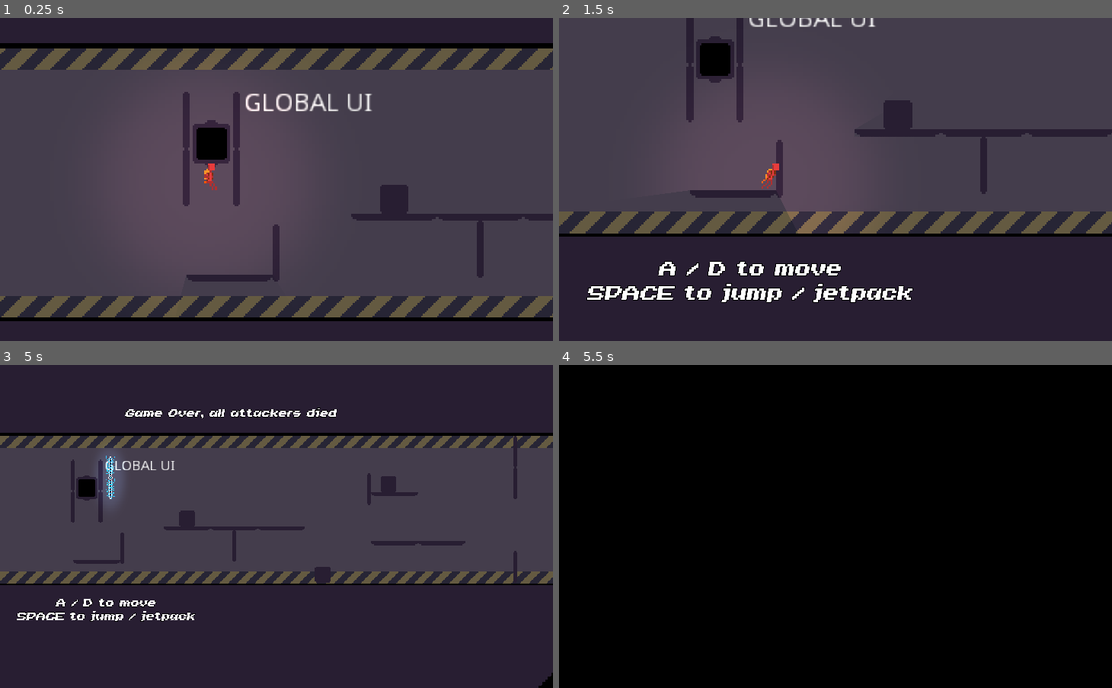
Above: before the commit, frames 1-4 (two rows, left to right).
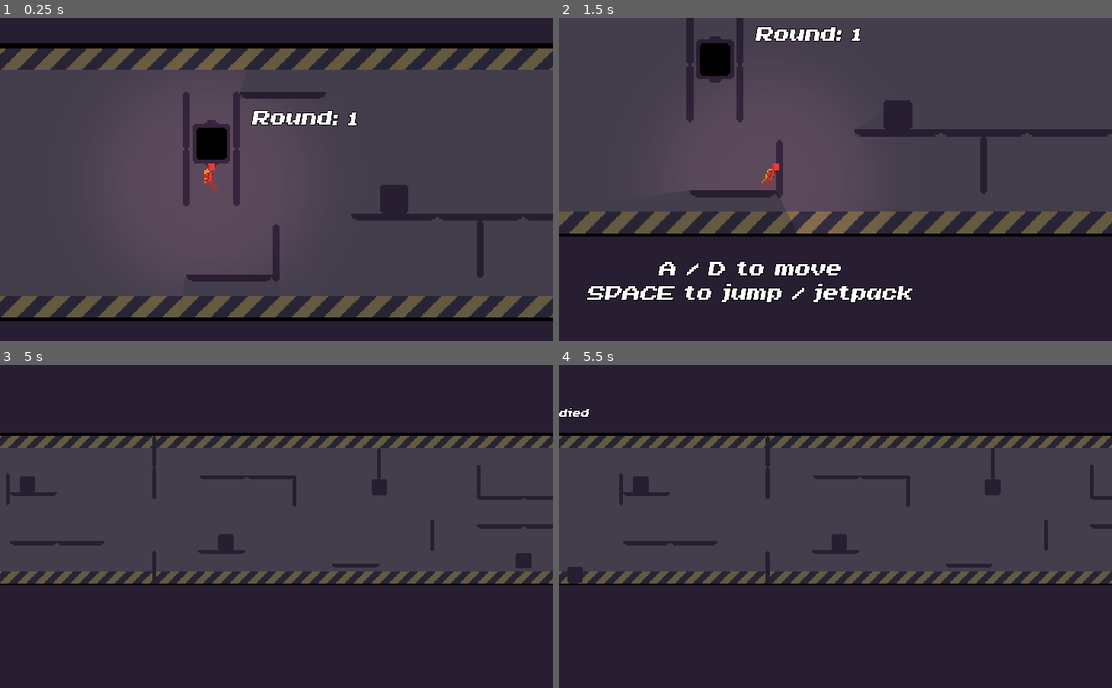
Above: after the commit, the same moments.

Repository: Wes-Ray/Jetpack-Jaywalker
Game: Godot game, scene res://Level.tscn
The game is run twice, just before and just after one commit, with the same random seed, the same clock (stepped at 60 frames per second) and the same inputs.
Inputs (mouse positions are in pixels of both pictures, inside the frame that each line leads up to):
- Up to frame 1 (0.25 s): no input
- Up to frame 2 (1.5 s): tap Enter (ui_accept) at 0.5, 0.6 s; move the mouse to (957, 163) at 0.52 s; hold D (move_right) from 0.53 s (still down); tap Space (move_jump) at 0.77 s; move the mouse to (724, 195) at 1.27 s; click (724, 195) at 1.35 s
- Up to frame 3 (5 s): tap Space (move_jump) at 1.52, 3.02, 3.77, 4.52 s; tap Enter (ui_accept) at 1.55, 2.1, 2.85, 3.5, 3.8, 4.25, 4.35 s; move the mouse to (331, 455) at 2.02 s; release D (move_right) at 2.03 s; hold A (move_left) 2.03-2.78 s; move the mouse to (248, 591) at 2.77 s; hold D (move_right) 2.78-4.28 s; move the mouse to (442, 574) at 3.52 s; click (442, 574) at 3.6 s; tap 1 (debug1) at 4.15 s; move the mouse to (110, 478) at 4.27 s; hold A (move_left) from 4.28 s (still down); tap 2 (debug2) at 4.9 s
- Up to frame 4 (5.5 s): move the mouse to (863, 526) at 5.02 s; release A (move_left) at 5.03 s; hold D (move_right) from 5.03 s (still down); tap Enter (ui_accept) at 5.1 s

The runs differ from the first frame. In frame 1, 1.3% of the frame differs, in the area x 43-68%, y 22-34%; in frame 2, 0.9%; in frame 3, 12%; in frame 4, 99%, in the area x 0-100%, y 0-100%.

Commit message:
round counter done

Diff:
--- a/Level.tscn
+++ b/Level.tscn
@@ -48,13 +48,6 @@
 position = Vector2( -1, 0 )
 texture = ExtResource( 7 )
 
-[node name="UI" type="Label" parent="."]
-margin_left = 325.0
-margin_top = 275.0
-margin_right = 397.0
-margin_bottom = 289.0
-text = "GLOBAL UI"
-
 [node name="Wallpaper" type="Sprite" parent="."]
 position = Vector2( 282, 326 )
 z_index = -1
@@ -79,6 +72,9 @@
 [node name="Platform3" parent="." instance=ExtResource( 1 )]
 position = Vector2( 409, 345 )
 
+[node name="Platform10" parent="." instance=ExtResource( 1 )]
+position = Vector2( 347, 277 )
+
 [node name="Platform4" parent="." instance=ExtResource( 1 )]
 position = Vector2( 505, 345 )
 
@@ -231,6 +227,16 @@
 theme = SubResource( 3 )
 text = "A / D to move
 SPACE to jump / jetpack"
+align = 1
+
+[node name="UI" type="Label" parent="."]
+margin_left = 264.0
+margin_top = 282.0
+margin_right = 1222.0
+margin_bottom = 483.0
+rect_scale = Vector2( 0.2, 0.2 )
+theme = SubResource( 3 )
+text = "Round: "
 align = 1
 
 [node name="GameOverOffense" type="Label" parent="."]
--- a/Main.tscn
+++ /dev/null
@@ -1,86 +0,0 @@
-[gd_scene load_steps=10 format=2]
-
-[ext_resource path="res://World/Platform.tscn" type="PackedScene" id=1]
-[ext_resource path="res://Main.gd" type="Script" id=2]
-[ext_resource path="res://Zap/Zap.tscn" type="PackedScene" id=3]
-[ext_resource path="res://World/Floor.tscn" type="PackedScene" id=4]
-[ext_resource path="res://World/wallpaper.png" type="Texture" id=5]
-[ext_resource path="res://Defense/Defense.tscn" type="PackedScene" id=6]
-[ext_resource path="res://World/hatch.png" type="Texture" id=7]
-[ext_resource path="res://World/Box.tscn" type="PackedScene" id=9]
-
-[sub_resource type="RectangleShape2D" id=1]
-
-[node name="Main" type="Node2D"]
-script = ExtResource( 2 )
-
-[node name="SpawnPosition" type="Position2D" parent="."]
-position = Vector2( 308, 352 )
-
-[node name="Sprite" type="Sprite" parent="SpawnPosition"]
-texture = ExtResource( 7 )
-
-[node name="Defense" parent="." instance=ExtResource( 6 )]
-position = Vector2( 551, 343 )
-
-[node name="AttackerGoal" type="Area2D" parent="."]
-position = Vector2( 802, 336 )
-collision_layer = 4
-collision_mask = 2
-
-[node name="CollisionShape2D" type="CollisionShape2D" parent="AttackerGoal"]
-shape = SubResource( 1 )
-
-[node name="UI" type="Label" parent="."]
-margin_left = 325.0
-margin_top = 275.0
-margin_right = 397.0
-margin_bottom = 289.0
-text = "GLOBAL UI"
-
-[node name="Wallpaper" type="Sprite" parent="."]
-position = Vector2( 282, 333 )
-z_index = -1
-texture = ExtResource( 5 )
-region_enabled = true
-region_rect = Rect2( 0, 0, 4000, 140 )
-
-[node name="Platform" parent="." instance=ExtResource( 1 )]
-position = Vector2( 323, 378 )
-
-[node name="Platform10" parent="." instance=ExtResource( 1 )]
-position = Vector2( 413, 318 )
-
-[node name="Platform11" parent="." instance=ExtResource( 1 )]
-position = Vector2( 593, 329 )
-
-[node name="Platform13" parent="." instance=ExtResource( 1 )]
-position = Vector2( 543, 360 )
-
-[node name="Platform14" parent="." instance=ExtResource( 1 )]
-position = Vector2( 617, 393 )
-
-[node name="Platform12" parent="." instance=ExtResource( 1 )]
-position = Vector2( 495, 360 )
-
-[node name="Platform2" parent="." instance=ExtResource( 1 )]
-position = Vector2( 717, 356 )
-
-[node name="Platform3" parent="." instance=ExtResource( 1 )]
-position = Vector2( 802, 349 )
-
-[node name="Ceiling" parent="." instance=ExtResource( 4 )]
-position = Vector2( 282, 163 )
-scale = Vector2( 1000, 50 )
-
-[node name="Floor" parent="." instance=ExtResource( 4 )]
-position = Vector2( 282, 503 )
-scale = Vector2( 1000, 50 )
-
-[node name="Box" parent="." instance=ExtResource( 9 )]
-position = Vector2( 273, 303 )
-
-[node name="Zap" parent="." instance=ExtResource( 3 )]
-position = Vector2( 389, 364 )
-
-[connection signal="area_entered" from="AttackerGoal" to="." method="_on_AttackerGoal_area_entered"]
--- a/Orchestrator.gd
+++ b/Orchestrator.gd
@@ -12,19 +12,23 @@
 var defense : Node2D
 var main : Node2D
 
-var global_ui : Label
+var global_ui : Label  # round counter
+var round_counter := 0
 
 const record_preload := preload("res://Replay/Replay.tscn")
 const player_preload := preload("res://Player/Player.tscn")
 
-onready var defense_switch_timer : Timer
-onready var offense_switch_timer : Timer
-onready var game_over_timer : Timer
-onready var replay_delay_timer : Timer
+const splash_preload := preload("res://splash.tscn")
+
+var defense_switch_timer : Timer
+var offense_switch_timer : Timer
+var game_over_timer : Timer
+var replay_delay_timer : Timer
 
 var game_over := false
 
 func _ready() -> void:
+
 	defense_switch_timer = Timer.new()
 	add_child(defense_switch_timer)
 	defense_switch_timer.wait_time = 0.7
@@ -68,7 +72,11 @@
 
 func register_global_UI(ui_in : Label):
 	global_ui = ui_in
-
+	incremenent_round()
+
+func incremenent_round():
+	round_counter += 1
+	global_ui.text = str("Round: ", round_counter)
 
 func register_defense(new_defense : Node2D):
 	defense = new_defense
@@ -194,6 +202,8 @@
 
 func switch_to_defense() -> void:
 	print("switch to defense")
+
+	incremenent_round()
 	player.deactivate_player()
 	defense_switch_timer.start(0)
 	main.player_help(false)
@@ -202,6 +212,8 @@
 
 func switch_to_offense() -> void:
 	print("switch to offense")
+
+	incremenent_round()
 	defense.deactivate_defense()
 #	new_round()
 	offense_switch_timer.start(0)
@@ -231,31 +243,35 @@
 	if game_over:
 		defense.strafe_defense_camera()
 
+	if Input.is_action_just_pressed("ui_cancel"):
+		print("reset")
+		get_tree().change_scene_to(splash_preload)
+
 	# DEBUG
-	if Input.is_action_just_released("debug1"):
-		print("DEBUG 1")
-		switch_to_defense()
-
-	if Input.is_action_just_released("debug2"):
-		print("DEBUG 2")
-		# kill player
-		switch_to_offense()
-
-	if Input.is_action_just_released("debug3"):
-		print("DEBUG 3")
-
-		# start a new round
-		new_round()
-		replay_all_records()
-
-	if Input.is_action_just_released("debug4"):
-		print("DEBUG 4")
-		player.screen_wipe()
-
-	if Input.is_action_just_released("debug5"):
-		print("DEBUG 5")
-		player.screen_unwipe()
-
-	if Input.is_action_just_released("debug6"):
-		print("DEBUG 6")
-		defense.camera.current = true
+#	if Input.is_action_just_released("debug1"):
+#		print("DEBUG 1")
+#		switch_to_defense()
+#
+#	if Input.is_action_just_released("debug2"):
+#		print("DEBUG 2")
+#		# kill player
+#		switch_to_offense()
+#
+#	if Input.is_action_just_released("debug3"):
+#		print("DEBUG 3")
+#
+#		# start a new round
+#		new_round()
+#		replay_all_records()
+#
+#	if Input.is_action_just_released("debug4"):
+#		print("DEBUG 4")
+#		player.screen_wipe()
+#
+#	if Input.is_action_just_released("debug5"):
+#		print("DEBUG 5")
+#		player.screen_unwipe()
+#
+#	if Input.is_action_just_released("debug6"):
+#		print("DEBUG 6")
+#		defense.camera.current = true
--- /dev/null
+++ b/splash.gd
@@ -0,0 +1,10 @@
+extends Node2D
+
+
+const main_preload := preload("res://Level.tscn")
+
+
+# Called every frame. 'delta' is the elapsed time since the previous frame.
+func _process(delta: float) -> void:
+	if Input.is_action_just_released("ui_accept"):
+		get_tree().change_scene_to(main_preload)
--- /dev/null
+++ b/splash.tscn
@@ -0,0 +1,14 @@
+[gd_scene load_steps=2 format=2]
+
+[ext_resource path="res://splash.gd" type="Script" id=1]
+
+[node name="Node2D" type="Node2D"]
+script = ExtResource( 1 )
+
+[node name="Label" type="Label" parent="."]
+margin_left = 176.0
+margin_top = 81.0
+margin_right = 224.0
+margin_bottom = 112.0
+text = "SPLASH
+"
